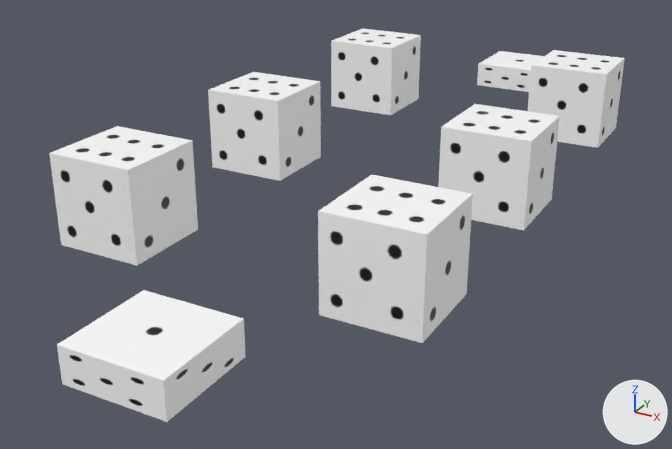
The Blender file meshsrc/table.blend as it was, and as the next commit left it.
One viewpoint serves both versions: a 50 mm camera at (0.63, -1.89, 0.71) aimed at (-0.36, -0.09, -0.19). The lights are fixed; the arrows at lower right show +X, +Y and +Z.

In view in the first picture: 'Bet', 'Coin', 'Dice0', 'Dice1', 'Dice2', 'Dice3', 'Dice4', 'Dice5'.
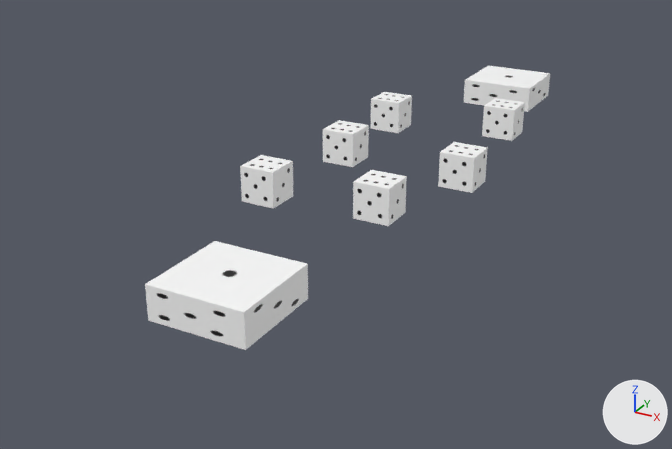
Commit message: reduce dice scale

Pixel boxes (x1, y1, x2, y2) of what changed, in the pictures (672 x 449 px):
'Coin', moved
    before: (57, 290, 246, 422)
    after: (145, 241, 308, 350)
'Dice2', moved, rescaled (65% narrower, 66% shorter)
    before: (318, 175, 473, 343)
    after: (353, 170, 407, 226)
'Dice5', moved, rescaled (63% narrower, 61% shorter)
    before: (49, 126, 198, 265)
    after: (240, 155, 294, 209)
'Dice4', moved, rescaled (59% narrower, 56% shorter)
    before: (208, 72, 321, 181)
    after: (323, 120, 369, 167)
'Dice1', moved, rescaled (59% narrower, 59% shorter)
    before: (438, 104, 560, 230)
    after: (438, 142, 488, 193)
'Dice0', moved, rescaled (55% narrower, 56% shorter)
    before: (528, 50, 625, 148)
    after: (482, 98, 525, 141)
'Dice3', moved, rescaled (53% narrower, 52% shorter)
    before: (331, 28, 421, 115)
    after: (370, 92, 412, 133)
'Bet', moved
    before: (477, 51, 544, 92)
    after: (464, 66, 550, 112)

The change in detail:
Object 'Dice0' (ob_dice0) moves from (0.0, 0.616, 0.0) to (-0.105, 0.329, 0.0).
Object 'Dice0' (ob_dice0) is rescaled from (1.0, 1.0, 1.0) to (0.4, 0.4, 0.4).
Object 'Dice1' (ob_dice1) moves from (0.0, 0.0000497, 0.0) to (-0.0633, -0.0526, 0.0).
Object 'Dice1' (ob_dice1) is rescaled from (1.0, 1.0, 1.0) to (0.4, 0.4, 0.4).
Object 'Dice2' (ob_dice2) moves from (0.0, -0.53, 0.0) to (-0.144, -0.302, 0.0).
Object 'Dice2' (ob_dice2) is rescaled from (1.0, 1.0, 1.0) to (0.4, 0.4, 0.4).
Object 'Dice3' (ob_dice3) moves from (-0.612, 0.616, 0.0) to (-0.383, 0.247, 0.0).
Object 'Dice3' (ob_dice3) is rescaled from (1.0, 1.0, 1.0) to (0.4, 0.4, 0.4).
Object 'Dice4' (ob_dice4) moves from (-0.612, 0.0000497, 0.0) to (-0.367, -0.0344, 0.0).
Object 'Dice4' (ob_dice4) is rescaled from (1.0, 1.0, 1.0) to (0.4, 0.4, 0.4).
Object 'Dice5' (ob_dice5) moves from (-0.612, -0.53, 0.0) to (-0.394, -0.335, 0.0).
Object 'Dice5' (ob_dice5) is rescaled from (1.0, 1.0, 1.0) to (0.4, 0.4, 0.4).
Object 'Coin' (ob_coin) moves from (-0.219, -0.933, 0.0) to (-0.23, -0.716, 0.0).
Object 'Bet' (ob_bet) moves from (-0.286, 0.992, 0.0) to (-0.25, 0.785, 0.0).
